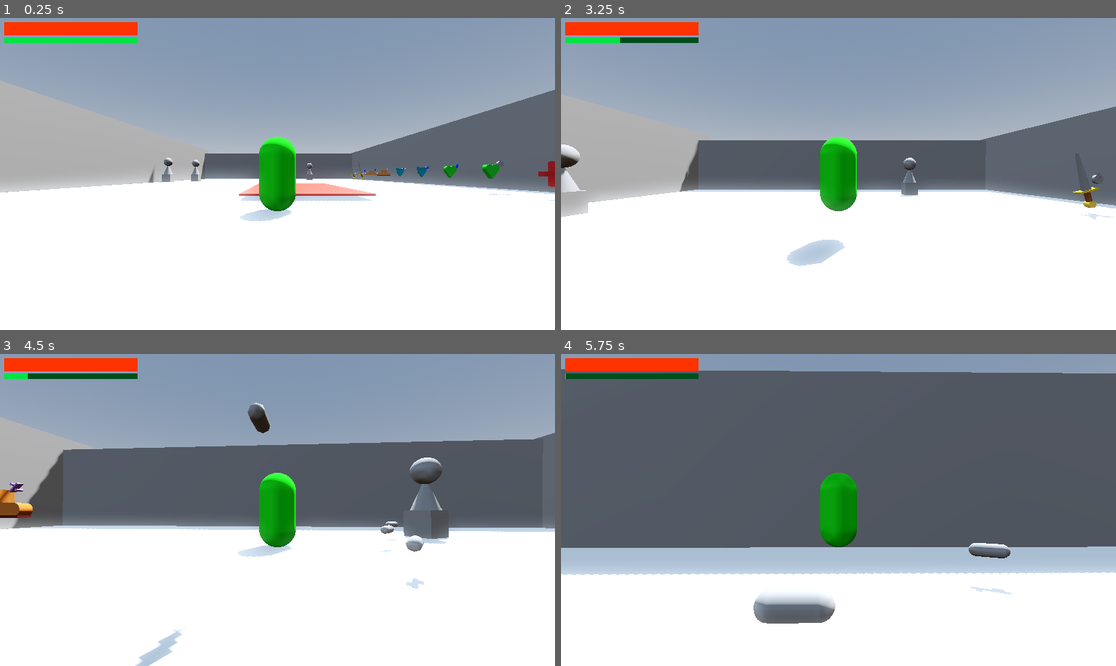
Above: before the commit, frames 1-4 (two rows, left to right).
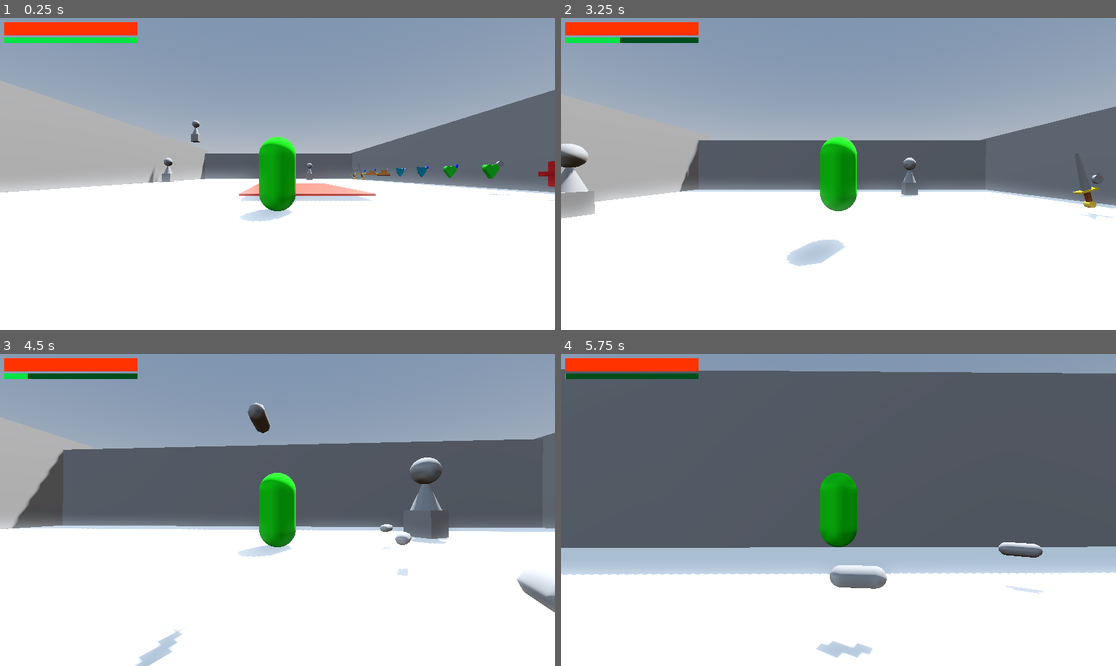
Above: after the commit, the same moments.

Repository: TylerPederson/effort
Game: Godot game, scene res://Spikes/sandbox_level_spikes.tscn
The game is run twice, just before and just after one commit, with the same random seed, the same clock (stepped at 60 frames per second) and the same inputs. This scene is started directly instead of the project's main scene.
Inputs (mouse positions are in pixels of both pictures, inside the frame that each line leads up to):
- Up to frame 1 (0.25 s): no input
- Up to frame 2 (3.25 s): tap Enter (ui_accept) at 0.5 s; move the mouse to (866, 174) at 0.52 s; hold Right mouse button (combat_alternative) 0.53-1.28 s; hold W (move_forward) from 0.53 s (still down); tap Space (move_jump) at 0.77, 1.52, 3.02 s; move the mouse to (810, 174) at 1.27 s; click (810, 174) at 1.35 s; move the mouse to (849, 167) at 2.02 s; hold Shift (move_sprint) 2.03-2.78 s; move the mouse to (832, 180) at 2.77 s; right-click (832, 180) at 2.85 s
- Up to frame 3 (4.5 s): keep holding W (move_forward); move the mouse to (316, 513) at 3.52 s; press the mouse at (316, 513) at 3.53 s; tap Space (move_jump) at 3.77 s; move the mouse to (233, 506) at 4.27 s; release the mouse at (233, 506) at 4.28 s; tap Shift (move_sprint) at 4.35 s
- Up to frame 4 (5.75 s): keep holding W (move_forward); tap Space (move_jump) at 4.52 s; move the mouse to (844, 510) at 5.02 s; hold Right mouse button (combat_alternative) from 5.03 s (still down)

The runs differ from the first frame. In frame 1, 0.2% of the frame differs, in the area x 27-57%, y 32-53%; in frame 2, 0.8%; in frame 3, 1.3%; in frame 4, 2.8%, in the area x 34-87%, y 60-98%.

Commit message:
Enemies can be added to managers
The enemy manager will track all enemies that are assigned to it from the editor. When all enemies have been destroyed, a signal will be sent. Any node that wants to know when all enemies in a room have been defeated will be alerted.

Diff:
--- a/Enemy/enemy.gd
+++ b/Enemy/enemy.gd
@@ -5,17 +5,35 @@
 	Ranged
 }
 
+signal died
+
+# Expected enemy manager to be set so that a level or other custom logic can
+# be completed when all enemies in a location die
+@export var manager : EnemyManager
+
+# Enemy type alters movement and attack type
 @export var type : EnemyType
+
+# Basic variables that any enemy will have
 @export var move_speed : float = 100.0
 @export var health : int = 30
 @export var damage : int = 5
 @export var attack_range : float = 2.0
 @export var attack_cooldown : float = 1.5
 
+# Variables used for range enemies to only move to a safe distance
+var closest_chase_dist := 36.0
+var closest_backup_dist := 16.0
+var backoff_speed_multiplier := 2.0
+
 var player: Node3D
 var following : bool = false
 
+# Set all stats from editor
 func _ready() -> void:
+	if not manager == null:
+		manager.link(self)
+
 	%HealthComponent.max_hp = health
 	%HealthComponent.current_hp = health
 
@@ -23,18 +41,22 @@
 	%AttackComponent._equipped_weapon.cooldown = attack_cooldown
 	%AttackComponent._equipped_weapon.attack_range = attack_range
 
-
 	if type == EnemyType.Melee:
 		%AttackComponent._equipped_weapon.attackStyle = WeaponComponent.WeaponAttackStyle.STAB
 	if type == EnemyType.Ranged:
 		%AttackComponent._equipped_weapon.attackStyle = WeaponComponent.WeaponAttackStyle.SHOOT
 
+
+# Handle any custom behavior logic each frame
 func _process(delta: float) -> void:
 	if following:
+		# Attempt to attack toward player
 		%AttackComponent.set_auto_attack(true)
 		look_at(player.position)
 		rotation.x = 0
 		rotation.z = 0
+
+		# Any future logic dependent on enemy type would go here
 		if type == EnemyType.Ranged:
 			pass
 		if type == EnemyType.Melee:
@@ -42,21 +64,48 @@
 	else:
 		%AttackComponent.set_auto_attack(false)
 
+# Handle movement from gravity and chasing the player
 func _physics_process(delta: float) -> void:
+	if not is_on_floor():
+		velocity += get_gravity() * delta
+
 	if following:
 		var direction =  -global_transform.basis.z
 		velocity.x = direction.x * move_speed * delta
 		velocity.z = direction.z * move_speed * delta
 
-		move_and_slide()
+		# Adds a small chance to jump at any given moment, mostly to
+		# prevent getting permanently stuck on small ledges
+		if randf() < 0.005:
+				velocity.y = 3
 
+		# Ranged Enemies have a special 'deadzone' where they
+		# will stop chasing the player or move away quickly if the
+		# player is too close
 		if type == EnemyType.Ranged:
-			pass
+			var distance = global_position.distance_squared_to(player.global_position)
+
+			if distance < closest_chase_dist:
+				velocity.z = 0
+				velocity.x = 0
+
+			if distance < closest_backup_dist:
+				var runaway_speed = move_speed * backoff_speed_multiplier
+				velocity.z = -direction.x * runaway_speed * delta
+				velocity.x = -direction.x * runaway_speed * delta
+
+		# Any future changes to melee move algorithms would go here
 		if type == EnemyType.Melee:
 			pass
+	# Stop moving if the player is too far away
+	else:
+		velocity.x = 0
+		velocity.z = 0
 
+	move_and_slide()
 
 func _on_health_component_death() -> void:
+	died.emit()
 	queue_free()
 
 
--- a/Enemy/enemy.tscn
+++ b/Enemy/enemy.tscn
@@ -21,7 +21,7 @@
 
 [sub_resource type="CylinderShape3D" id="CylinderShape3D_am0pq"]
 height = 4.0
-radius = 10.0
+radius = 12.0
 
 [sub_resource type="CapsuleShape3D" id="CapsuleShape3D_m6jha"]
 height = 3.0
--- /dev/null
+++ b/Enemy/enemy_manager.gd
@@ -0,0 +1,20 @@
+extends Node3D
+class_name EnemyManager
+
+signal all_enemies_defeated
+
+var enemies : int = 0
+
+# All enemies who are connected to this manager from the editor will register themselves
+# when they enter the game_tree
+func link(enemy):
+	enemy.died.connect(_on_enemy_death)
+	enemies += 1
+
+# all enemies in a location that are registered to this manager have been
+# defeated. Some other node may hear all_enemies_defeated signal and
+# perform some action or give some reward
+func _on_enemy_death():
+	enemies -= 1
+	if enemies <= 0:
+		all_enemies_defeated.emit()
--- /dev/null
+++ b/Enemy/enemy_manager.tscn
@@ -0,0 +1,6 @@
+[gd_scene load_steps=2 format=3 uid="uid://dwmetnp1bbxu"]
+
+[ext_resource type="Script" uid="uid://bxka6773ipk4k" path="res://Enemy/enemy_manager.gd" id="1_yqft0"]
+
+[node name="EnemyManager" type="Node3D"]
+script = ExtResource("1_yqft0")
--- a/Spikes/sandbox_level_spikes.tscn
+++ b/Spikes/sandbox_level_spikes.tscn
@@ -4,9 +4,9 @@
 [ext_resource type="PackedScene" uid="uid://cm6ekv7xheido" path="res://Spikes/spikes.tscn" id="4_clqtg"]
 [ext_resource type="PackedScene" uid="uid://dvm5c3go8fcxb" path="res://stats-and-combat/Collectible/collectible.tscn" id="4_s0li7"]
 [ext_resource type="PackedScene" uid="uid://bad74nx0no6g8" path="res://TargetDummy/target_dummy.tscn" id="5_67b5x"]
-[ext_resource type="PackedScene" uid="uid://dh2sywynsva26" path="res://stats-and-combat/Collectible/choice_tray.tscn" id="5_oyuc4"]
 [ext_resource type="PackedScene" uid="uid://brocav0rddv6" path="res://stats-and-combat/Collectible/choice_tray_spawn.tscn" id="6_oyuc4"]
 [ext_resource type="PackedScene" uid="uid://qecl2v8bvlbt" path="res://Enemy/enemy.tscn" id="7_ylna3"]
+[ext_resource type="PackedScene" uid="uid://dwmetnp1bbxu" path="res://Enemy/enemy_manager.tscn" id="8_sjeky"]
 
 [sub_resource type="ProceduralSkyMaterial" id="ProceduralSkyMaterial_s6xw7"]
 sky_horizon_color = Color(0.66224277, 0.6717428, 0.6867428, 1)
@@ -136,43 +136,54 @@
 transform = Transform3D(1, 0, 0, 0, 1, 0, 0, 0, 1, 11, 1.0036714, -23.921019)
 type = 9
 
-[node name="Choice_Tray" parent="Collectibles" instance=ExtResource("5_oyuc4")]
-transform = Transform3D(1, 0, 0, 0, 1, 0, 0, 0, 1, -8, 0, -27)
+[node name="Choice_Tray_Spawn" parent="Collectibles" instance=ExtResource("6_oyuc4")]
+transform = Transform3D(-4.371139e-08, 0, 1, 0, 1, 0, -1, 0, -4.371139e-08, -12, 0, -9)
+
+[node name="Timer" type="Timer" parent="Collectibles/Choice_Tray_Spawn"]
+wait_time = 2.0
+autostart = true
+
+[node name="Choice_Tray_Spawn2" parent="Collectibles" instance=ExtResource("6_oyuc4")]
+transform = Transform3D(-4.371139e-08, 0, 1, 0, 1, 0, -1, 0, -4.371139e-08, -13, 0, 0)
+
+[node name="Choice_Tray_Spawn3" parent="Collectibles" instance=ExtResource("6_oyuc4")]
+transform = Transform3D(-4.371139e-08, 0, 1, 0, 1, 0, -1, 0, -4.371139e-08, 7.540537, 0, -20.446217)
 
 [node name="CollectTimer" type="Timer" parent="."]
 wait_time = 4.0
 one_shot = true
 autostart = true
 
-[node name="Choice_Tray_Spawn" parent="." instance=ExtResource("6_oyuc4")]
-transform = Transform3D(-4.371139e-08, 0, 1, 0, 1, 0, -1, 0, -4.371139e-08, -12, 0, -9)
-
-[node name="Timer" type="Timer" parent="Choice_Tray_Spawn"]
-wait_time = 2.0
-autostart = true
-
 [node name="Enemies" type="Node3D" parent="."]
 
-[node name="Enemy1" parent="Enemies" instance=ExtResource("7_ylna3")]
+[node name="Enemy1" parent="Enemies" node_paths=PackedStringArray("manager") instance=ExtResource("7_ylna3")]
 transform = Transform3D(1, 0, 0, 0, 1, 0, 0, 0, 1, 5.8275204, -1.9073486e-06, -31.54181)
+manager = NodePath("../EnemyManager")
 type = 1
 move_speed = 0.0
 damage = 1
 attack_range = 5.0
 attack_cooldown = 0.4
 
-[node name="Enemy2" parent="Enemies" instance=ExtResource("7_ylna3")]
-transform = Transform3D(1, 0, 0, 0, 1, 0, 0, 0, 1, -11.585296, -1.9073486e-06, -23.321579)
+[node name="Enemy2" parent="Enemies" node_paths=PackedStringArray("manager") instance=ExtResource("7_ylna3")]
+transform = Transform3D(1, 0, 0, 0, 1, 0, 0, 0, 1, -11.585296, 5.868435, -23.321579)
+manager = NodePath("../EnemyManager2")
 move_speed = 200.0
 damage = 10
 
-[node name="Enemy3" parent="Enemies" instance=ExtResource("7_ylna3")]
+[node name="Enemy3" parent="Enemies" node_paths=PackedStringArray("manager") instance=ExtResource("7_ylna3")]
 transform = Transform3D(1, 0, 0, 0, 1, 0, 0, 0, 1, -13.525126, -1.9073486e-06, -19.654383)
+manager = NodePath("../EnemyManager2")
 type = 1
 move_speed = 200.0
 damage = 30
 attack_range = 3.0
 attack_cooldown = 2.0
 
-[connection signal="timeout" from="CollectTimer" to="Collectibles/Choice_Tray" method="activate"]
-[connection signal="timeout" from="Choice_Tray_Spawn/Timer" to="Choice_Tray_Spawn" method="spawn_collectible_tray"]
+[node name="EnemyManager" parent="Enemies" instance=ExtResource("8_sjeky")]
+
+[node name="EnemyManager2" parent="Enemies" instance=ExtResource("8_sjeky")]
+
+[connection signal="timeout" from="Collectibles/Choice_Tray_Spawn/Timer" to="Collectibles/Choice_Tray_Spawn" method="spawn_collectible_tray"]
+[connection signal="all_enemies_defeated" from="Enemies/EnemyManager" to="Collectibles/Choice_Tray_Spawn2" method="spawn_collectible_tray"]
+[connection signal="all_enemies_defeated" from="Enemies/EnemyManager2" to="Collectibles/Choice_Tray_Spawn3" method="spawn_collectible_tray"]
Not shown, added: Enemy/enemy_manager.gd.uid
